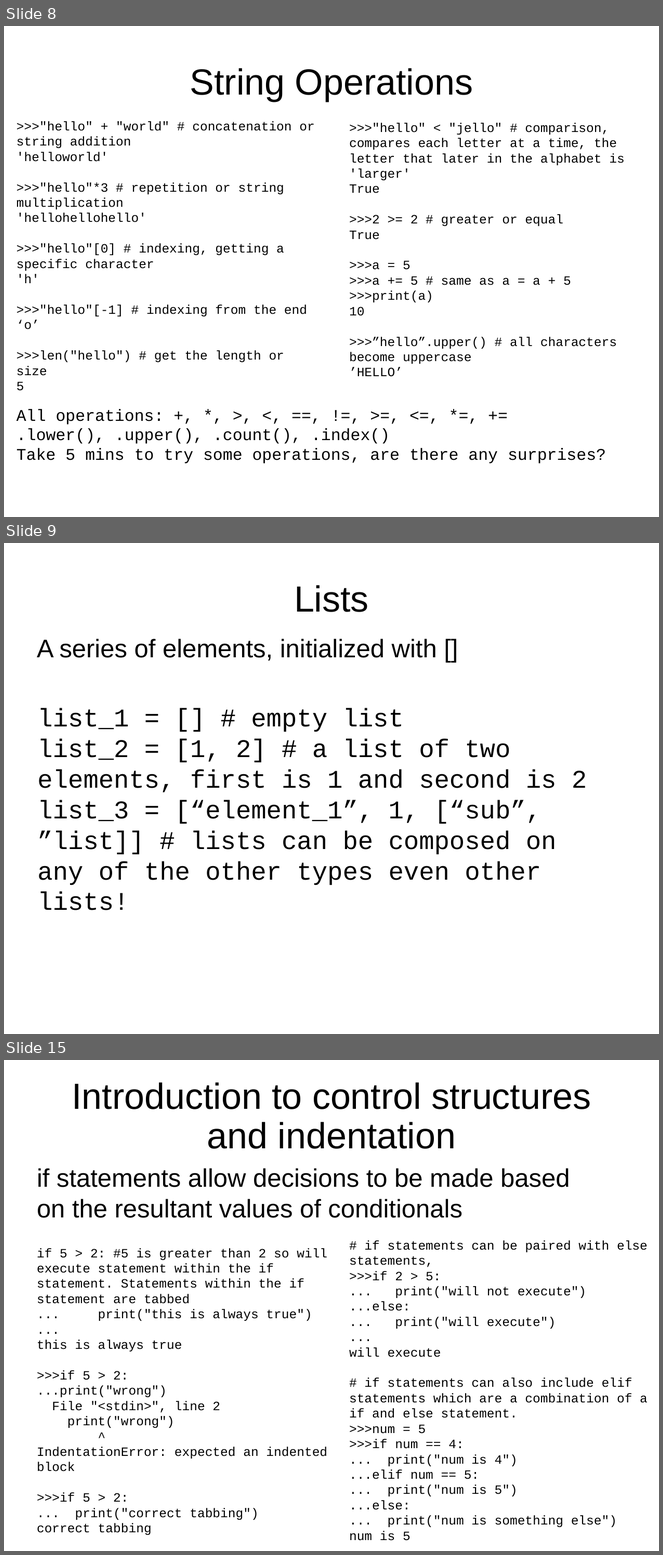
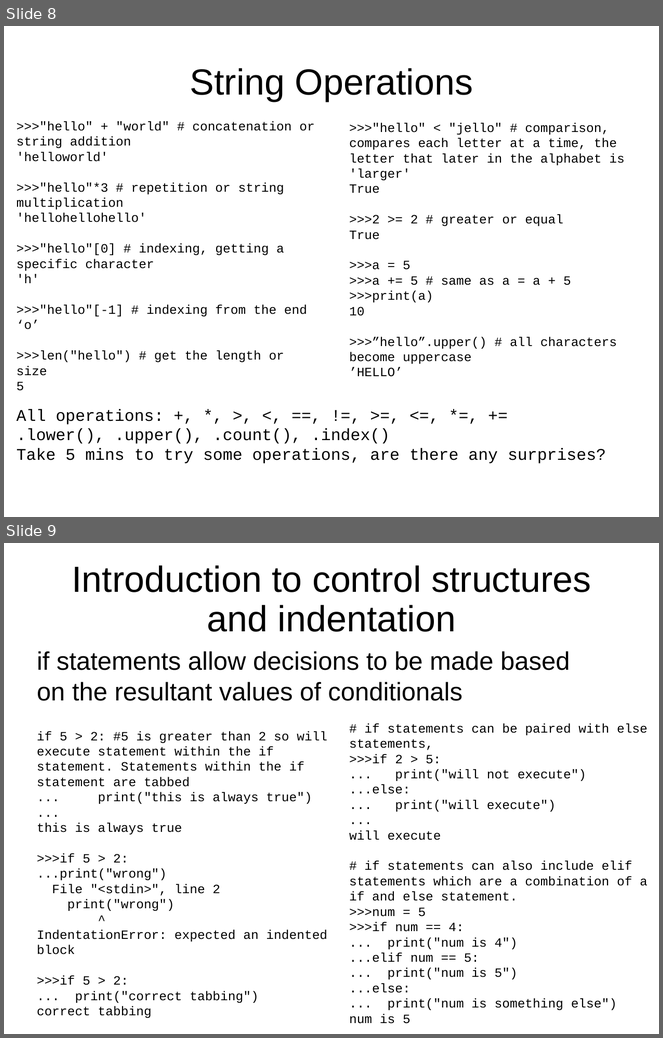
Before and after one commit to jyesselm/Chem991E, a slide deck: 01_introduction_to_python_part_i/slides.pptx. Shown one above the other, each under a label of ours: slides 8, 9 and 15 before the commit, slides 8 and 9 after it; the slides between them are not shown. The pictures are 663x1555 and 663x1038 pixels, drawn with LibreOffice and Linux fonts; fonts in the diff are those of the drawing. Boxes give left, top, right and bottom in pixels: in the first picture for what was removed or moved away, otherwise in the second. Text is boxed around its words. In the diff, an @@ line names an element or a change of style, - is before the commit and + after.

```diff
--- a/01_introduction_to_python_part_i/slides.pptx
+++ b/01_introduction_to_python_part_i/slides.pptx
@@ slide 9 removed at (4, 543, 659, 1034), background #FFFFFF @@
@@ title removed at (294, 585, 369, 612) @@
-Lists
@@ text removed at (37, 639, 437, 661) @@
-A series of elements, initialized with []
@@ text removed at (37, 708, 587, 911) @@
-list_1 = [] # empty list
-list_2 = [1, 2] # a list of two elements, first is 1 and second is 2
-list_3 = [“element_1”, 1, [“sub”, ”list]] # lists can be composed on any of the other types even other lists!
@@ what was slide 15 is now slide 9 @@
```
Also in this commit, not shown: 5 other slides removed, 3 other files.
